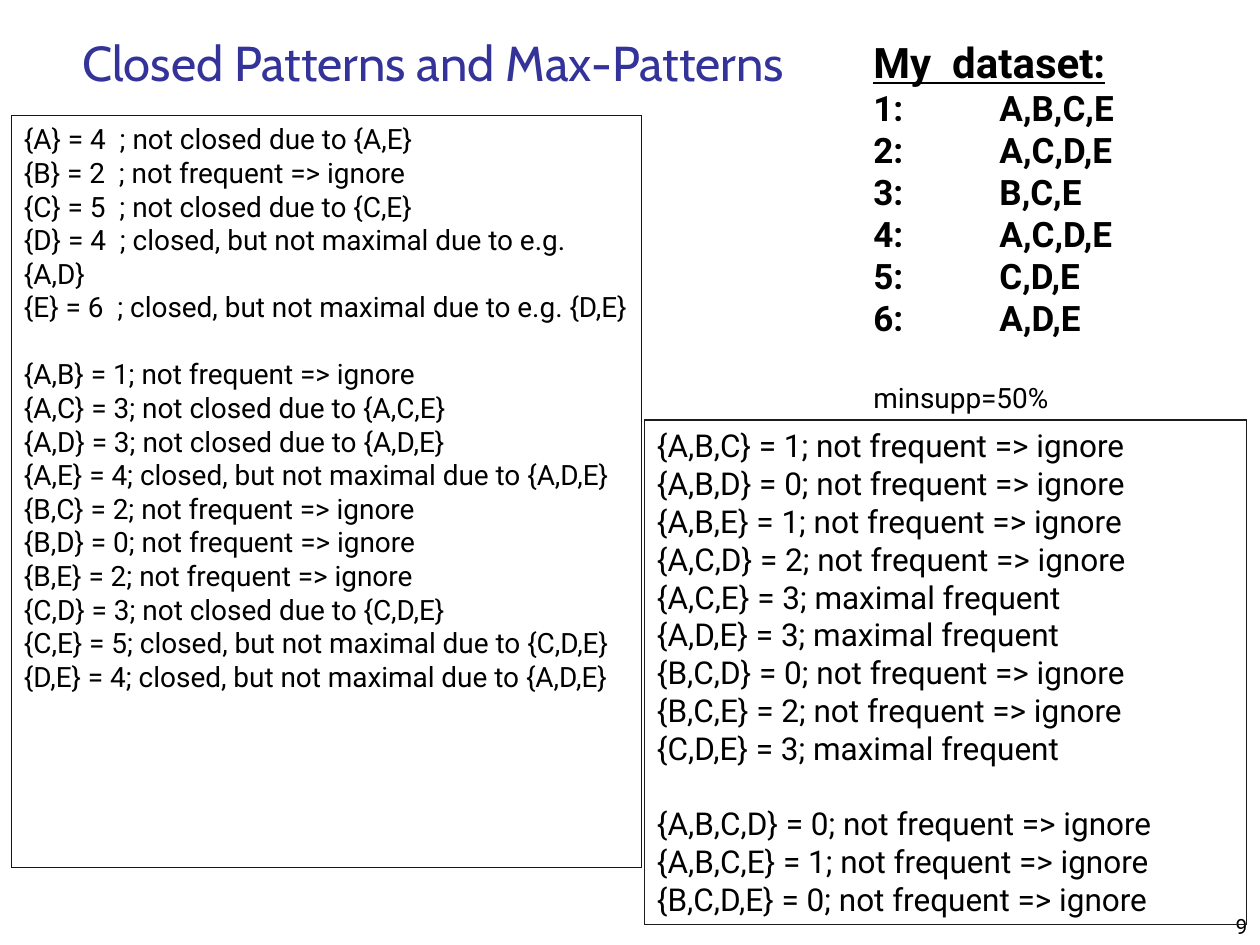
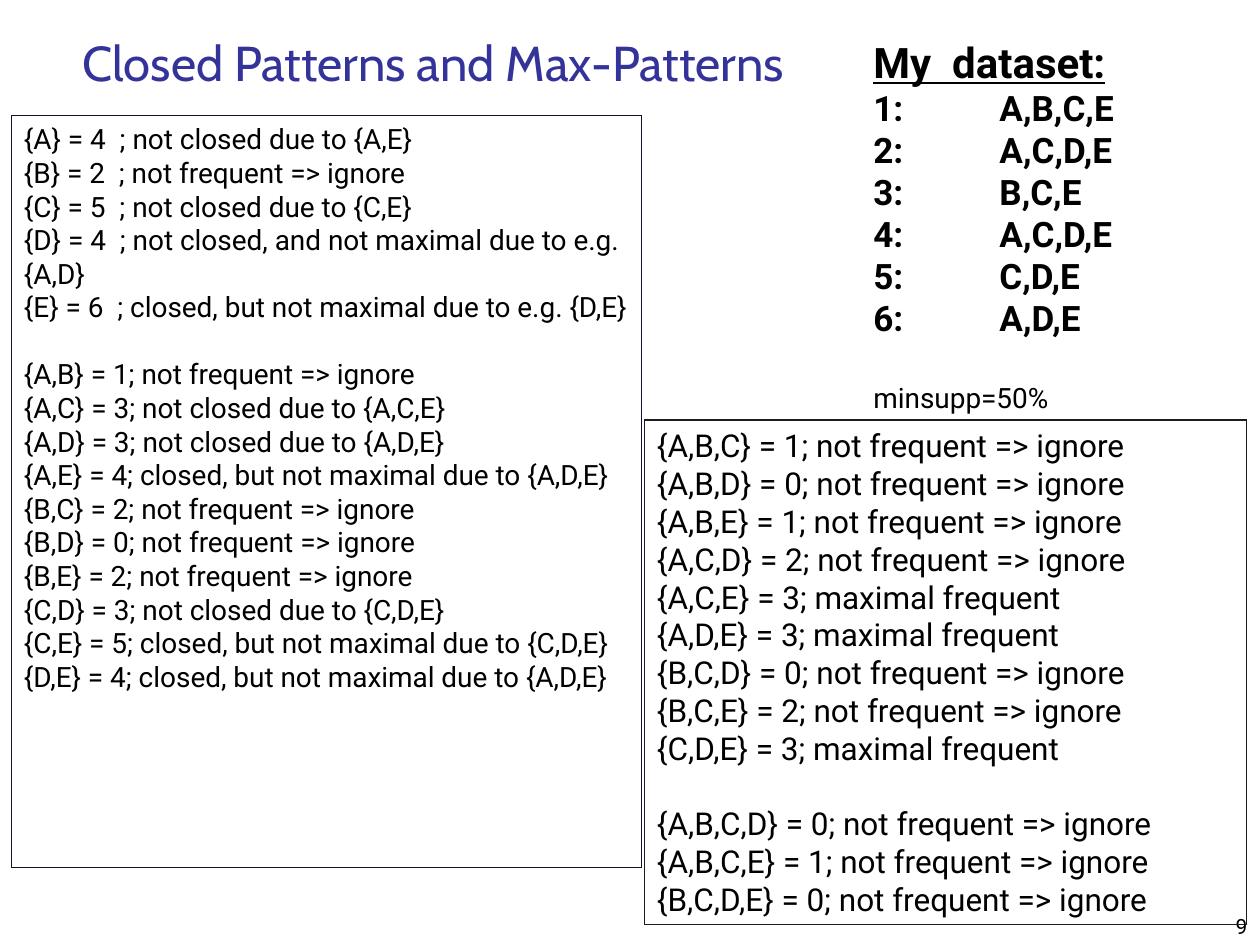
Before and after one commit to mohandesosama/data_warehouse_and_data_mining, a slide deck: slide 9 of Datamining-Slides/05FPBasic.ppt. Drawn at 1260x945 pixels with LibreOffice and Linux fonts; fonts in the diff are those of the drawing. Boxes give left, top, right and bottom in pixels: in the first picture for what was removed or moved away, otherwise in the second. Text is boxed around its words. In the diff, an @@ line names an element or a change of style, - is before the commit and + after.

Commit message:
updated chapter 5 adding explanation of closed-max

```diff
--- a/Datamining-Slides/05FPBasic.ppt
+++ b/Datamining-Slides/05FPBasic.ppt
@@ text in rectangle at [24, 228, 619, 289]: text changed @@
-{D} = 4 ; closed, but not maximal due to e.g. {A,D}
+{D} = 4 ; not closed, and not maximal due to e.g. {A,D}
```
